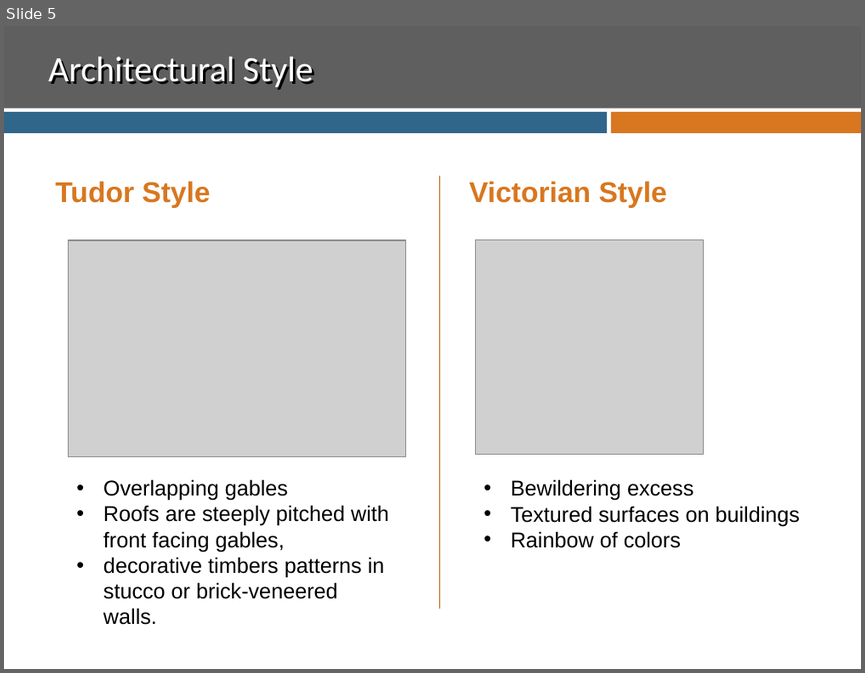
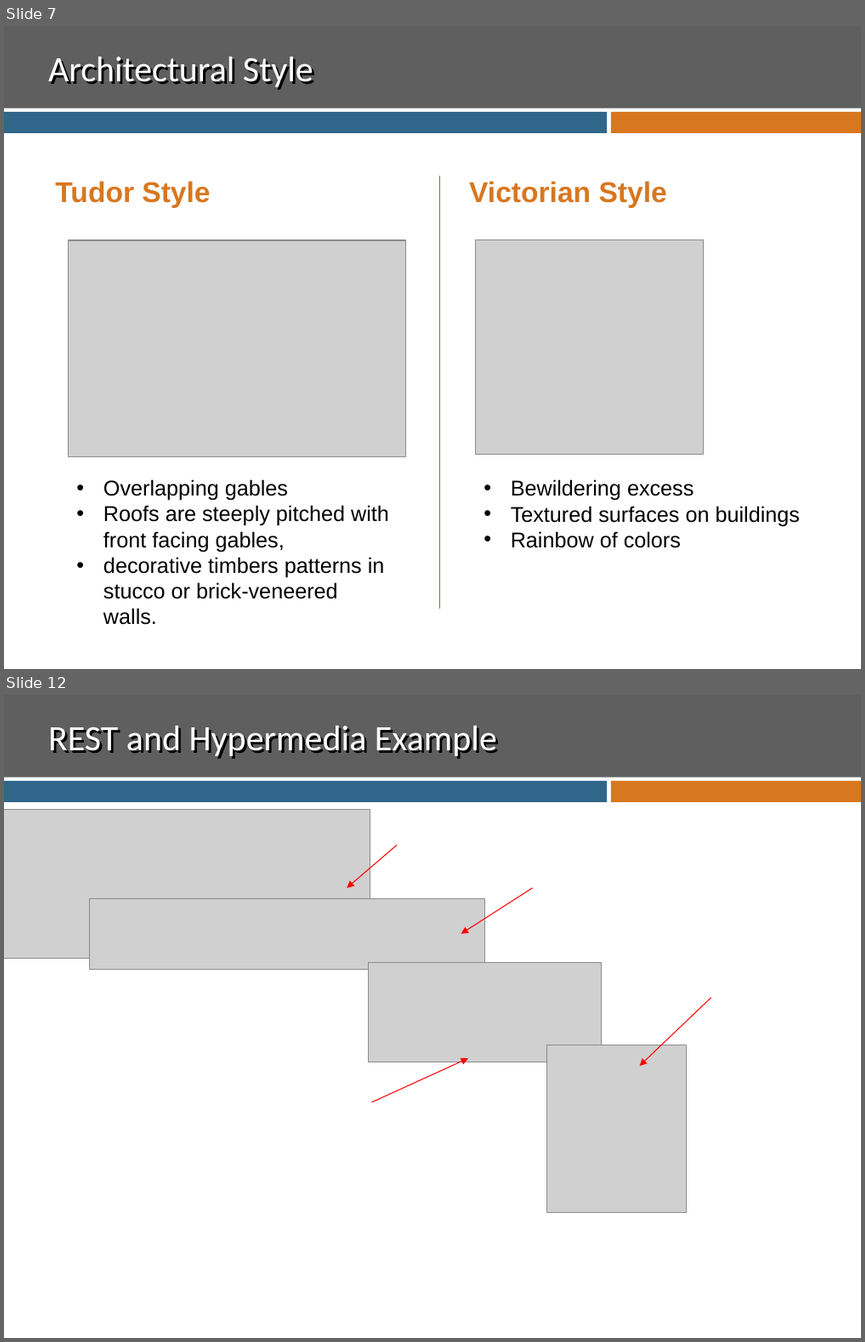
Before and after one commit to ssuing8825/CodeCamp.Web, a slide deck: REST.pptx. Shown one above the other, each under a label of ours: slide 5 before the commit, slides 7 and 12 after it; the slides between them are not shown. The pictures are 865x673 and 865x1342 pixels, drawn with LibreOffice and Linux fonts; fonts in the diff are those of the drawing; grey boxes stand for pictures; background and template pictures are left out. Boxes give left, top, right and bottom in pixels: in the first picture for what was removed or moved away, otherwise in the second. Text is boxed around its words. In the diff, an @@ line names an element or a change of style, - is before the commit and + after.

```diff
--- a/REST.pptx
+++ b/REST.pptx
@@ slide 12 added at (4,695,861,1338), background #FFFFFF; not listed: 3 template elements that a slide beside it also shows @@
@@ title added at (48,726,497,759), 30 pt, text #FFFFFF @@
+REST and Hypermedia Example
@@ picture added at (4,809,370,958) @@
@@ arrow added from (397, 845) to (347, 888), #FF0000 0.75 pt @@
@@ picture added at (90,898,484,969) @@
@@ arrow added from (533, 888) to (460, 934), #FF0000 0.75 pt @@
@@ picture added at (368,962,601,1061) @@
@@ arrow added from (711, 998) to (640, 1065), #FF0000 0.75 pt @@
@@ picture added at (546,1044,685,1213) @@
@@ arrow added from (371, 1102) to (468, 1058), #FF0000 0.75 pt @@
@@ what was slide 5 is now slide 7 @@
```
Also in this commit, not shown: 2 slides changed, 8 other slides added.
